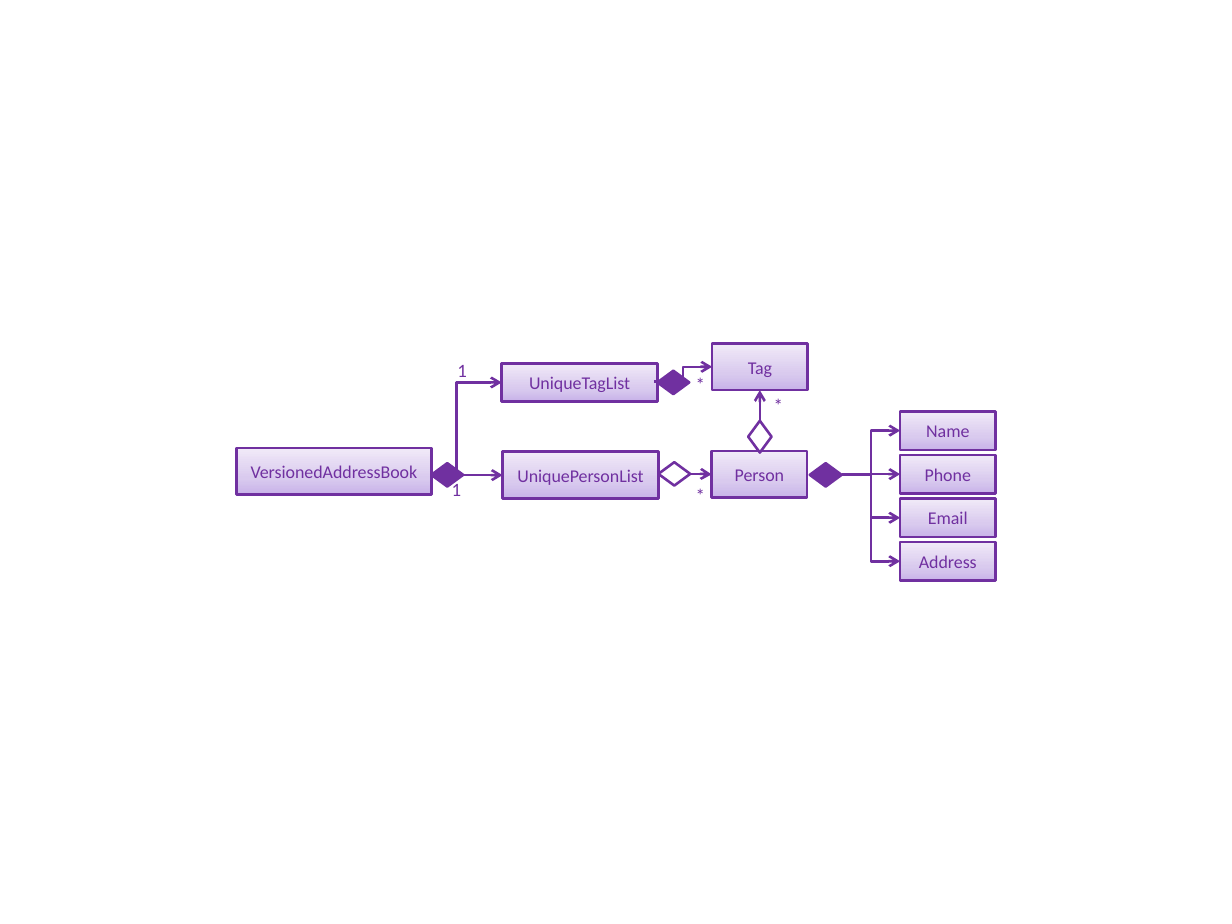
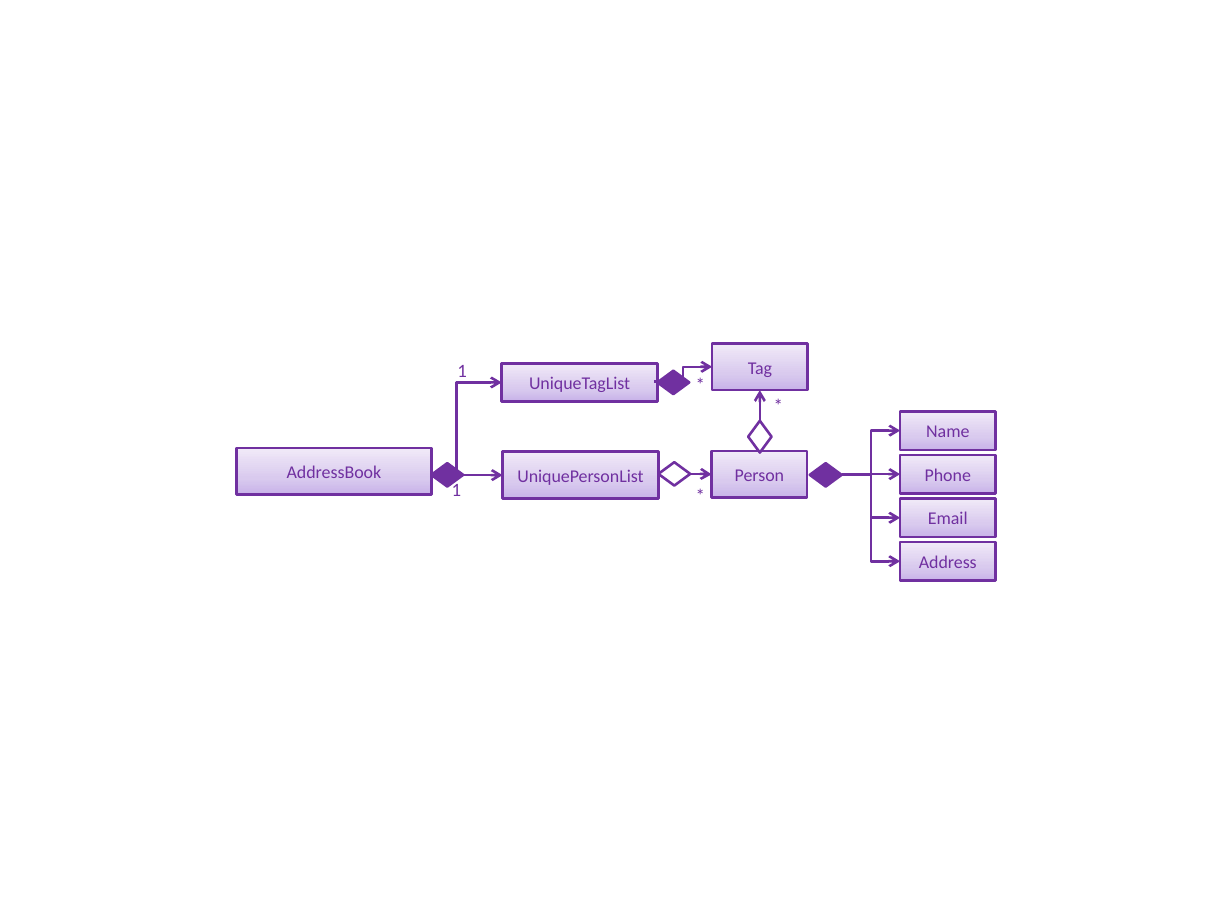
Before and after one commit to se-edu/addressbook-level3, a slide deck: slide 1 of docs/diagrams/ModelClassBetterOopDiagram.pptx. Drawn at 1232x924 pixels with LibreOffice and Linux fonts; fonts in the diff are those of the drawing. Boxes give left, top, right and bottom in pixels: in the first picture for what was removed or moved away, otherwise in the second. Text is boxed around its words. In the diff, an @@ line names an element or a change of style, - is before the commit and + after.

Commit message:
ModelClassDiagram/ModelClassBetterOopDiagram: remove `VersionedAddressBook`
`VersionedAddressBook` was removed in 7d858cf0 (Remove undo/redo,
2019-01-25). Update ModelClassDiagram and ModelClassBetterOopDiagram to
match.

```diff
--- a/docs/diagrams/ModelClassBetterOopDiagram.pptx
+++ b/docs/diagrams/ModelClassBetterOopDiagram.pptx
@@ text in rectangle at (287,465,382,478): text changed @@
-VersionedAddressBook
+AddressBook
```
Also in this commit, not shown: 3 other files.
